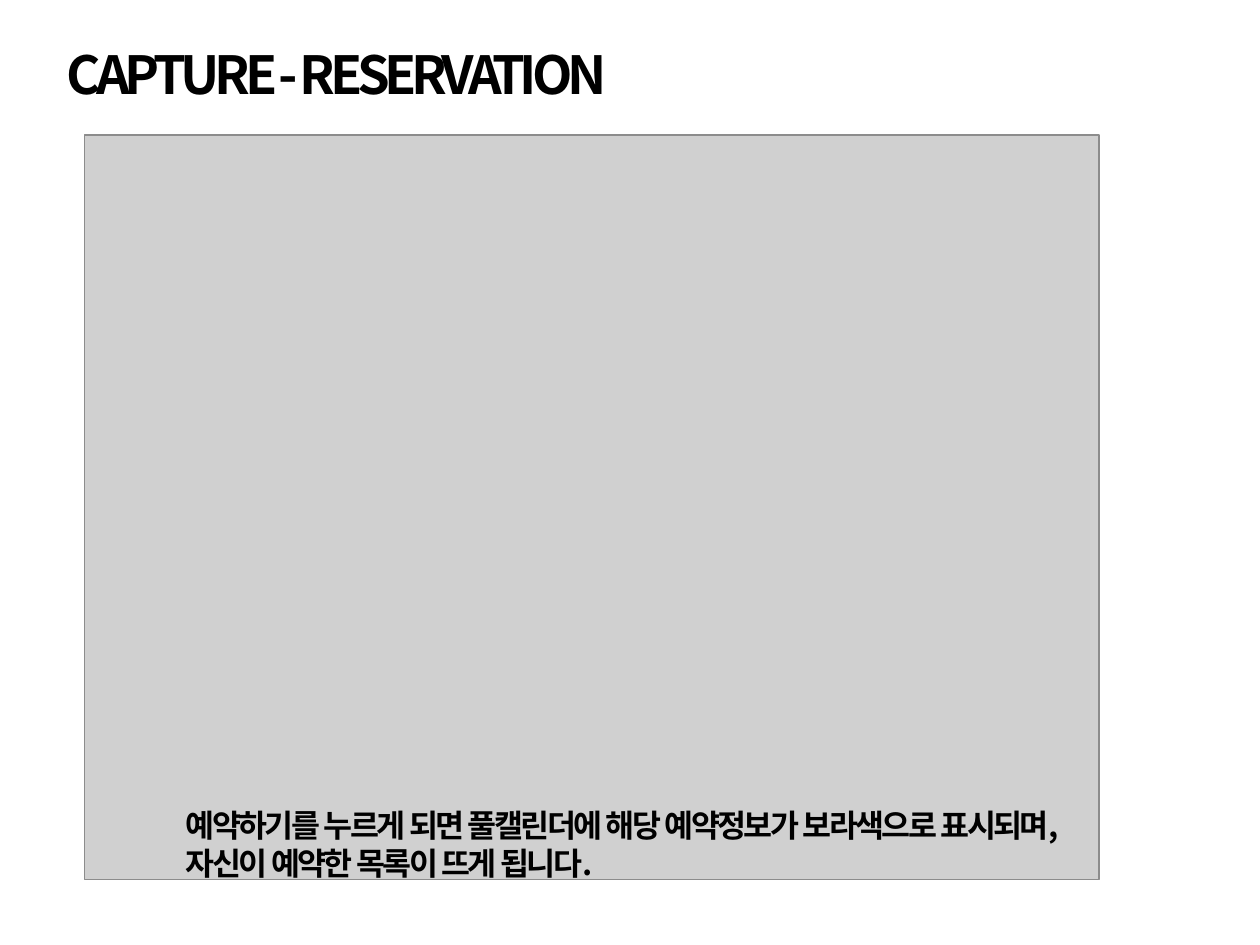
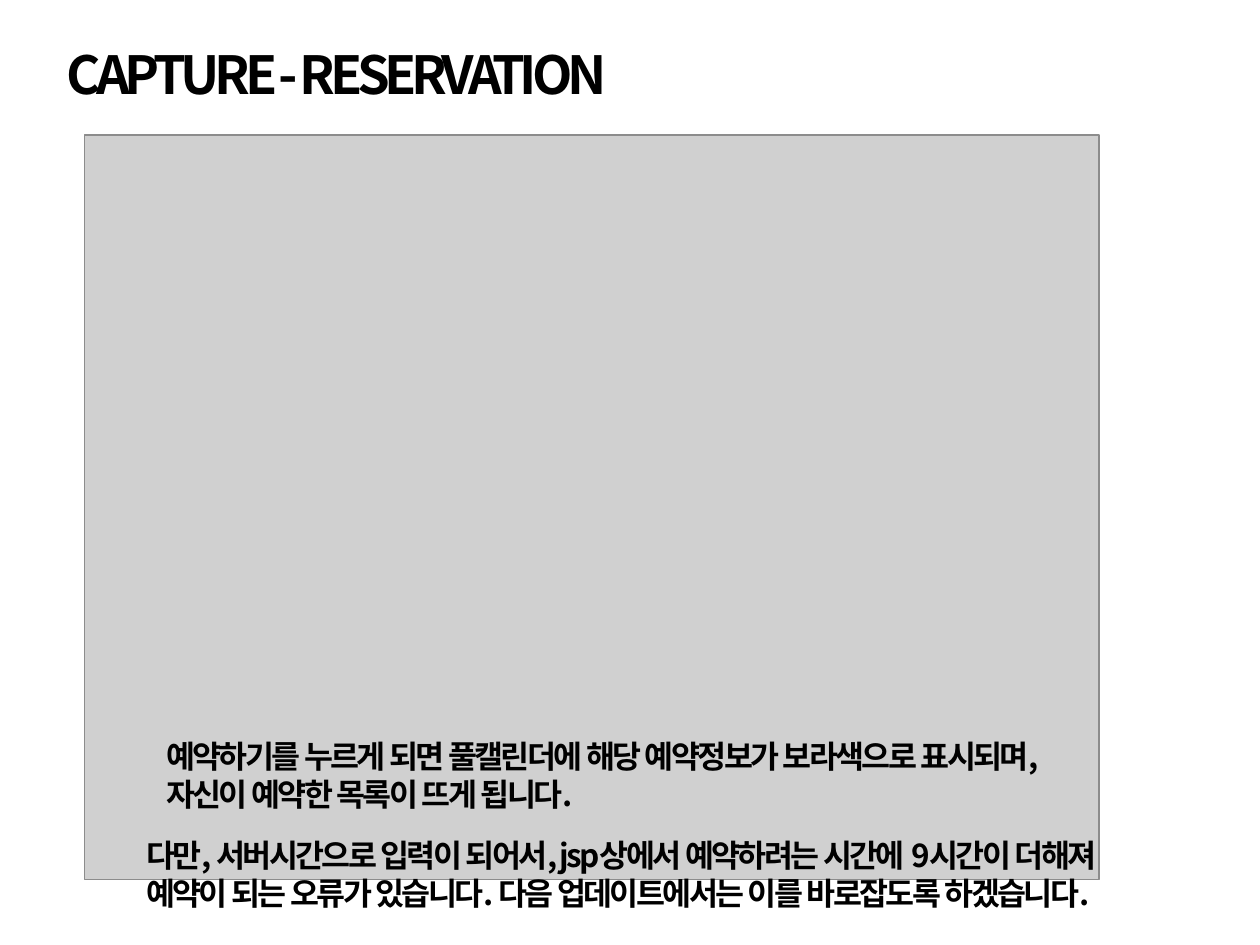
Before and after one commit to jeremy9lee/EasyMeetingRoom2, a slide deck: slide 13 of docs/회의실예약시스템_박병광&이준행.pptx. Drawn at 1260x945 pixels with LibreOffice and Linux fonts; fonts in the diff are those of the drawing; grey boxes stand for pictures. Boxes give left, top, right and bottom in pixels: in the first picture for what was removed or moved away, otherwise in the second. Text is boxed around its words. In the diff, an @@ line names an element or a change of style, - is before the commit and + after.

Commit message:
ppt 수정

```diff
--- a/docs/회의실예약시스템_박병광&이준행.pptx
+++ b/docs/회의실예약시스템_박병광&이준행.pptx
@@ text "예약하기를 누르게 되면 풀캘린더에 해당 ..." rewrapped from (186,810,1059,884) to (166,741,1039,809) @@
@@ text added at (146,840,1097,914), 18 pt, text #000000, bold @@
+다만, 서버시간으로 입력이 되어서, jsp상에서 예약하려는 시간에 9시간이 더해져
+예약이 되는 오류가 있습니다. 다음 업데이트에서는 이를 바로잡도록 하겠습니다.
```
Also in this commit, not shown: 1 other file.
